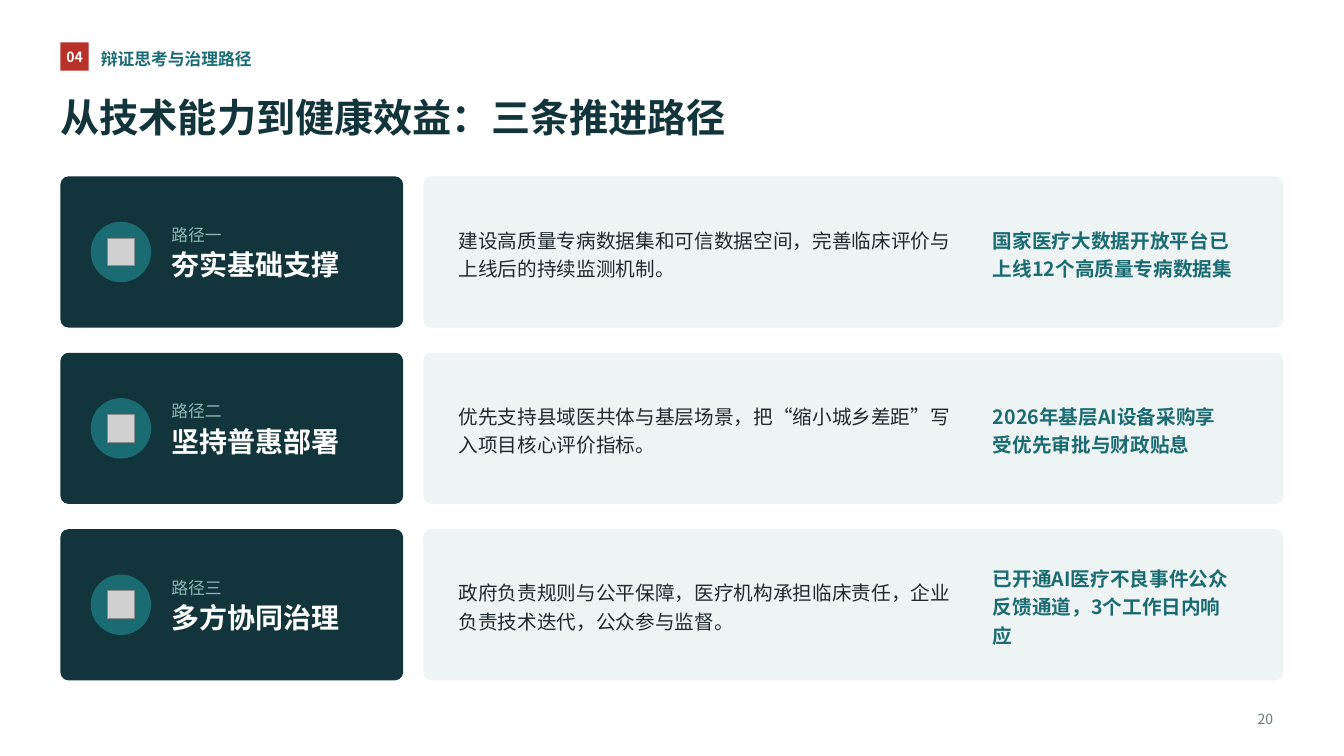
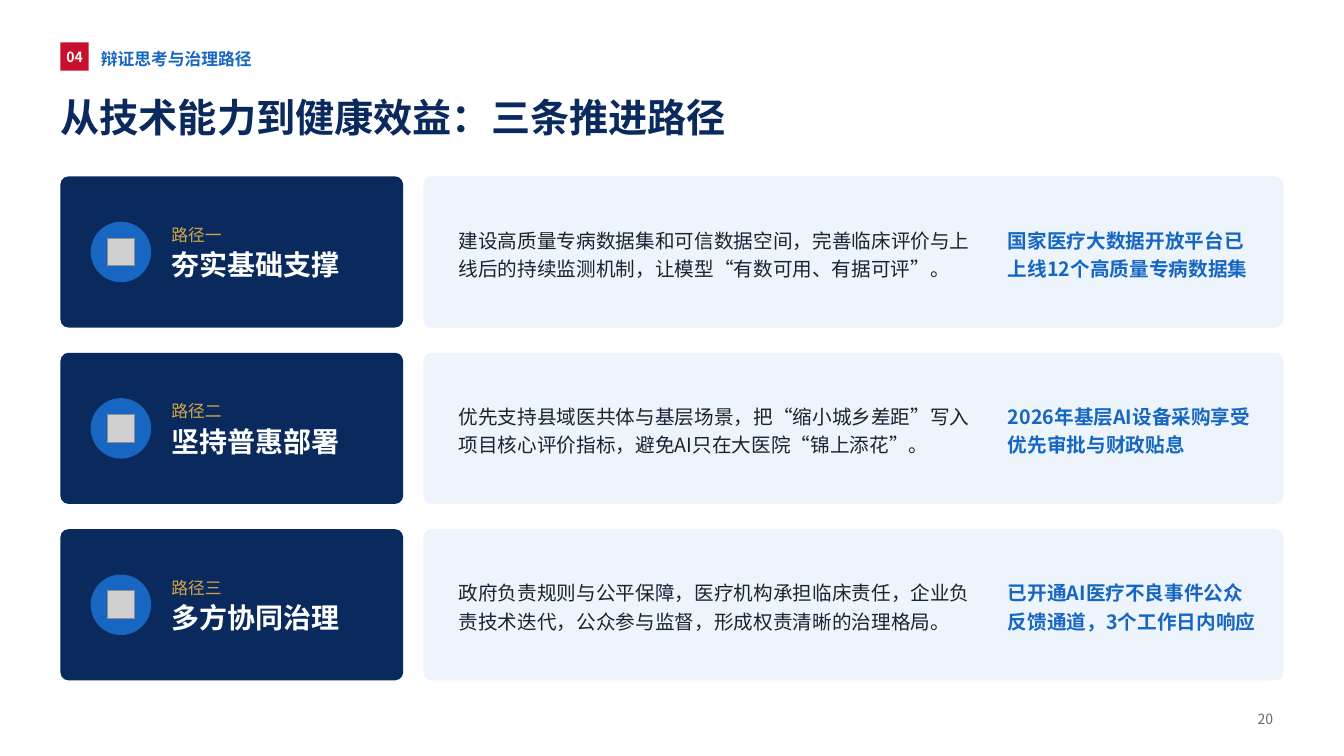
Before and after one commit to query11/test, a slide deck: slide 20 of AI新质生产力赋能中国式医疗现代化_优化版.pptx. Drawn at 1344x756 pixels with LibreOffice and Linux fonts; fonts in the diff are those of the drawing; grey boxes stand for pictures. Boxes give left, top, right and bottom in pixels: in the first picture for what was removed or moved away, otherwise in the second. Text is boxed around its words. In the diff, an @@ line names an element or a change of style, - is before the commit and + after.

```diff
--- a/AI新质生产力赋能中国式医疗现代化_优化版.pptx
+++ b/AI新质生产力赋能中国式医疗现代化_优化版.pptx
@@ rectangle "04" at (60, 42, 89, 71): fill #B8322A to #C8102E @@
@@ title "从技术能力到健康效益：三条推进路径" at (60, 98, 725, 136): text colour #12343B to #0A2A5E @@
@@ text "国家医疗大数据开放平台已上线12个高质量专病数据集": place and size @@
-text "国家医疗大数据开放平台已上线12个高质量专病数据集" at (993, 231, 1232, 278)
+text "国家医疗大数据开放平台已上线12个高质量专病数据集" at (1008, 231, 1247, 278)
@@ text at (171, 227, 221, 243): text colour #8DB8B2 to #D4A447 in "路径一" @@
@@ text at (459, 231, 970, 278): text changed; text colour #1F2A2E to #1A2333 @@
-建设高质量专病数据集和可信数据空间，完善临床评价与上线后的持续监测机制。
+建设高质量专病数据集和可信数据空间，完善临床评价与上线后的持续监测机制，让模型“有数可用、有据可评”。
@@ text "2026年基层AI设备采购享受优先审批与财政贴息": place and size @@
-text "2026年基层AI设备采购享受优先审批与财政贴息" at (993, 373, 1233, 484)
+text "2026年基层AI设备采购享受优先审批与财政贴息" at (1008, 371, 1258, 486)
@@ text at (171, 403, 221, 419): text colour #8DB8B2 to #D4A447 in "路径二" @@
@@ text at (459, 407, 970, 454): text changed; text colour #1F2A2E to #1A2333 @@
-优先支持县域医共体与基层场景，把“缩小城乡差距”写入项目核心评价指标。
+优先支持县域医共体与基层场景，把“缩小城乡差距”写入项目核心评价指标，避免AI只在大医院“锦上添花”。
@@ fill #12343B to #0A2A5E in 3 elements at (60, 176, 403, 328), (60, 353, 403, 504), (60, 529, 403, 681) @@
@@ fill #EEF4F3 to #EDF4FC in 3 elements at (423, 176, 1284, 328), (423, 353, 1284, 504), (423, 529, 1284, 681) @@
@@ text colour #1B6B73 to #1767C2 in 4 elements at (101, 50, 252, 67), (1008, 371, 1258, 486), (1008, 231, 1247, 278), (1008, 583, 1255, 632) @@
@@ text "已开通AI医疗不良事件公众反馈通道，3个工作日内响应": place and size @@
-text "已开通AI医疗不良事件公众反馈通道，3个工作日内响应" at (993, 569, 1228, 588)
+text "已开通AI医疗不良事件公众反馈通道，3个工作日内响应" at (1008, 583, 1255, 632)
@@ fill #1B6B73 to #1767C2 in 3 elements at (91, 222, 151, 282), (91, 398, 151, 459), (91, 575, 151, 635) @@
@@ text at (171, 580, 221, 596): text colour #8DB8B2 to #D4A447 in "路径三" @@
@@ text at (459, 583, 970, 631): text changed; text colour #1F2A2E to #1A2333 @@
-政府负责规则与公平保障，医疗机构承担临床责任，企业负责技术迭代，公众参与监督。
+政府负责规则与公平保障，医疗机构承担临床责任，企业负责技术迭代，公众参与监督，形成权责清晰的治理格局。
@@ page number at (1258, 713, 1274, 724): text colour #6B7A7E to #5E6B7D @@
```
Also in this commit, not shown: 34 other slides changed, 2 slides added, 1 slide removed.
